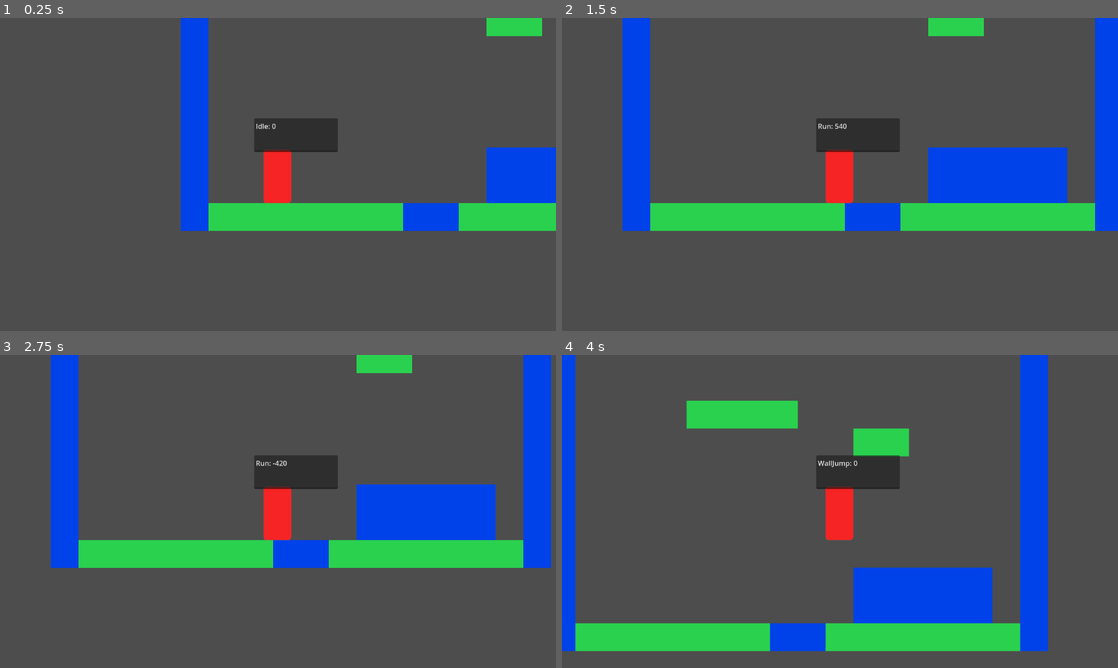
Above: before the commit, frames 1-4 (two rows, left to right).
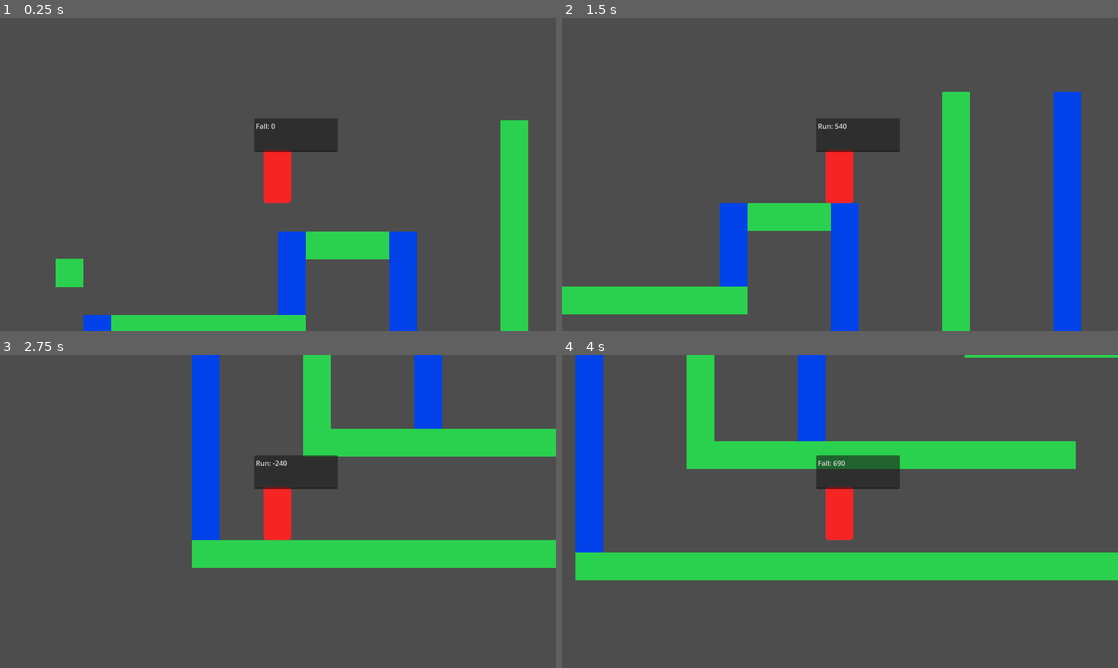
Above: after the commit, the same moments.

Repository: ameliakn/SamuraiGameJam
Game: Godot game, scene res://Levels/concept_level.tscn
The game is run twice, just before and just after one commit, with the same random seed, the same clock (stepped at 60 frames per second) and the same inputs.
Inputs:
- Up to frame 1 (0.25 s): no input
- Up to frame 2 (1.5 s): hold D (dir_right) from 0.53 s (still down); tap U (dash) at 0.6 s; tap Space (jump) at 0.77 s; tap K (ground_atack) at 1.35 s
- Up to frame 3 (2.75 s): tap Space (jump) at 1.52 s; release D (dir_right) at 2.03 s; hold A (dir_left) from 2.03 s (still down); tap U (dash) at 2.1 s
- Up to frame 4 (4 s): release A (dir_left) at 2.78 s; hold D (dir_right) from 2.78 s (still down); tap K (ground_atack) at 2.85 s; tap Space (jump) at 3.02, 3.77 s; tap U (dash) at 3.6 s

The runs differ from the first frame. In frame 1, 20% of the frame differs, in the area x 10-100%, y 0-100%; in frame 2, 27%; in frame 3, 24%; in frame 4, 39%, in the area x 0-100%, y 0-95%.

Commit message:
mudanças

Diff:
--- a/Levels/concept_level.tscn
+++ b/Levels/concept_level.tscn
@@ -181,10 +181,10 @@
 layer_0/tile_data = PackedInt32Array(0, 0, 0, 65536, 0, 0, 131072, 0, 0, 196608, 0, 0, 262144, 0, 0, 327680, 0, 0, 3932 …(21064 unchanged characters)…
 
 [node name="Camera2D" type="Camera2D" parent="."]
-position = Vector2(7712, -1632)
+position = Vector2(9408, 96)
 
 [node name="CharacterBody2D" parent="." instance=ExtResource("4_h57px")]
-position = Vector2(7712, -1632)
+position = Vector2(9408, 96)
 MAX_SPEED = 800.0
 INITALPOSITION = Vector2(200, 500)
 WalljumpHeight = -900
@@ -229,16 +229,16 @@
 position = Vector2(14944, -352)
 
 [node name="FlyingEnemy14" parent="Node2D" instance=ExtResource("4_ajbd5")]
-position = Vector2(12832, -608)
+position = Vector2(12928, -544)
 
 [node name="FlyingEnemy11" parent="Node2D" instance=ExtResource("4_ajbd5")]
 position = Vector2(8864, -4640)
 
 [node name="FlyingEnemy15" parent="Node2D" instance=ExtResource("4_ajbd5")]
-position = Vector2(12832, -800)
+position = Vector2(12736, -928)
 
 [node name="FlyingEnemy16" parent="Node2D" instance=ExtResource("4_ajbd5")]
-position = Vector2(12768, -1184)
+position = Vector2(13024, -1344)
 
 [node name="FlyingEnemy17" parent="Node2D" instance=ExtResource("4_ajbd5")]
-position = Vector2(13536, -2016)
+position = Vector2(13536, -2080)
